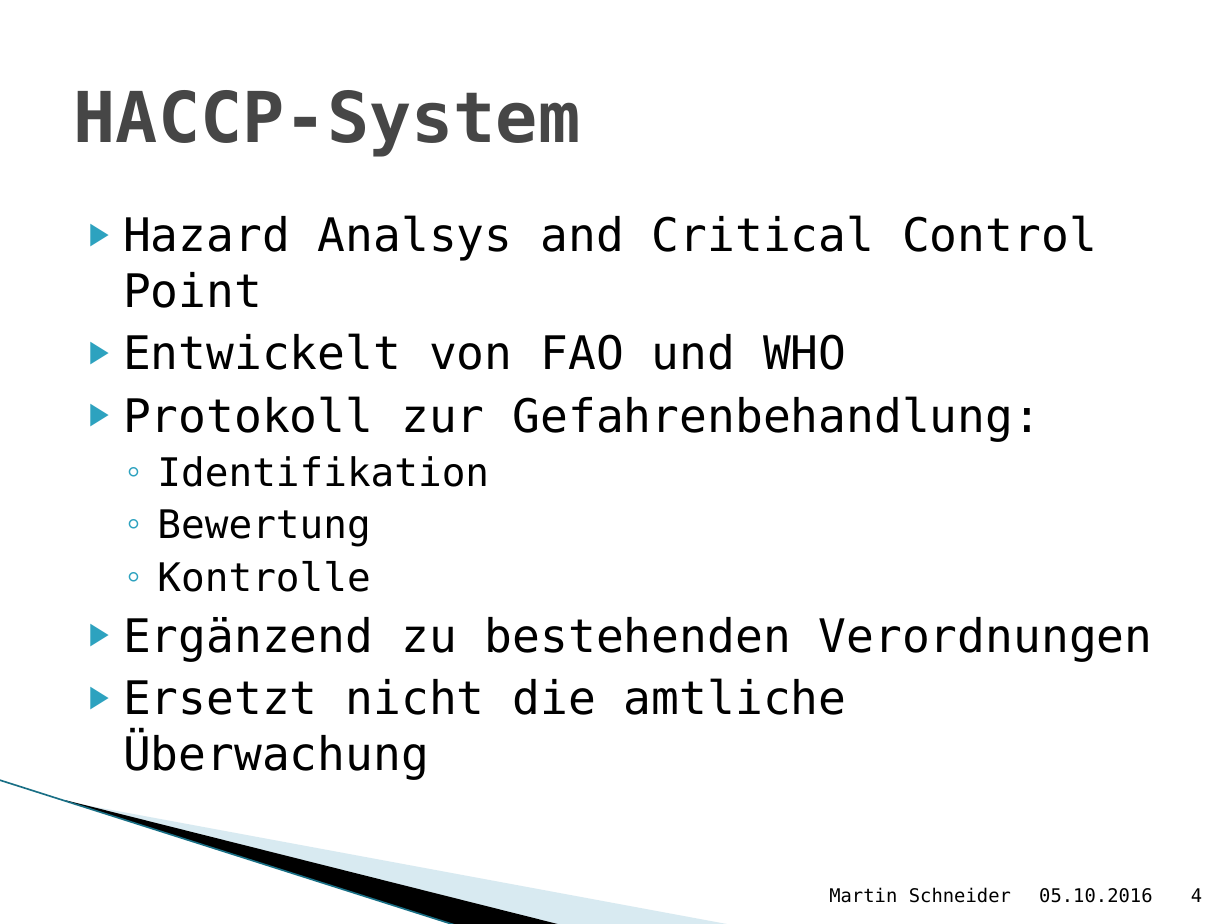
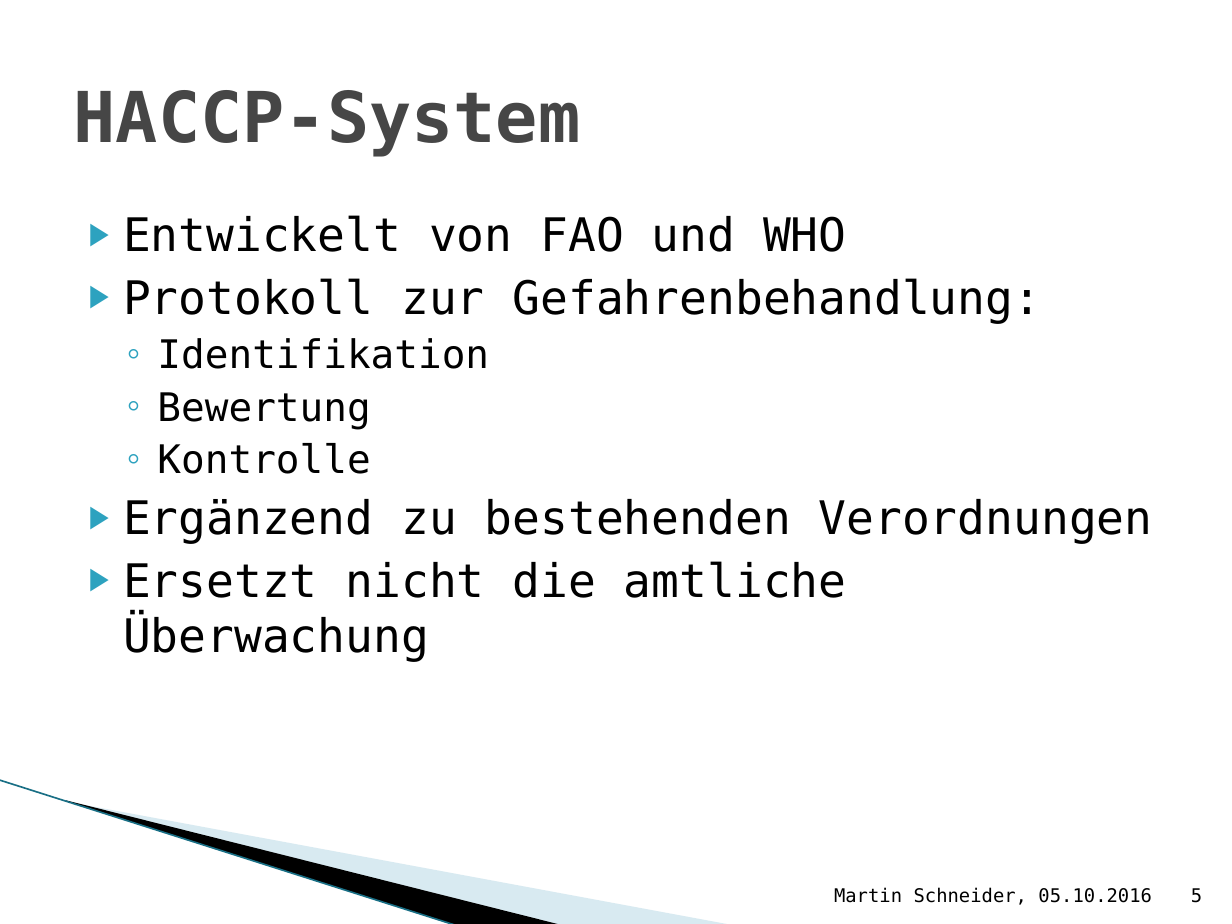
Before and after one commit to Bondzio/Stuff, a slide deck: slide 5 of Recht Vortrag.pptx (slide 4 before the commit). Drawn at 1232x924 pixels with LibreOffice and Linux fonts; fonts in the diff are those of the drawing; background and template pictures are left out. Boxes give left, top, right and bottom in pixels: in the first picture for what was removed or moved away, otherwise in the second. Text is boxed around its words. In the diff, an @@ line names an element or a change of style, - is before the commit and + after.

```diff
--- a/Recht Vortrag.pptx
+++ b/Recht Vortrag.pptx
@@ text at box(123, 215, 1097, 308): paragraph removed @@
-▶ Hazard Analsys and Critical Control Point
@@ text at box(834, 887, 1152, 905): text changed @@
-Martin Schneider
+Martin Schneider, 05.10.2016
@@ page number at box(1191, 888, 1202, 903): text changed @@
-4
+5
```
Also in this commit, not shown: 14 other slides changed, 3 slides added, 4 other files.
